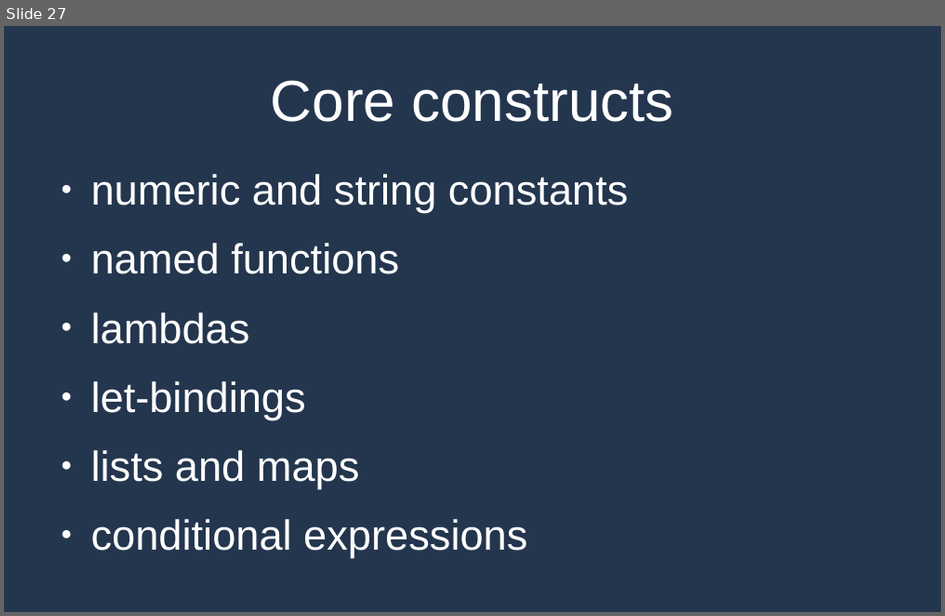
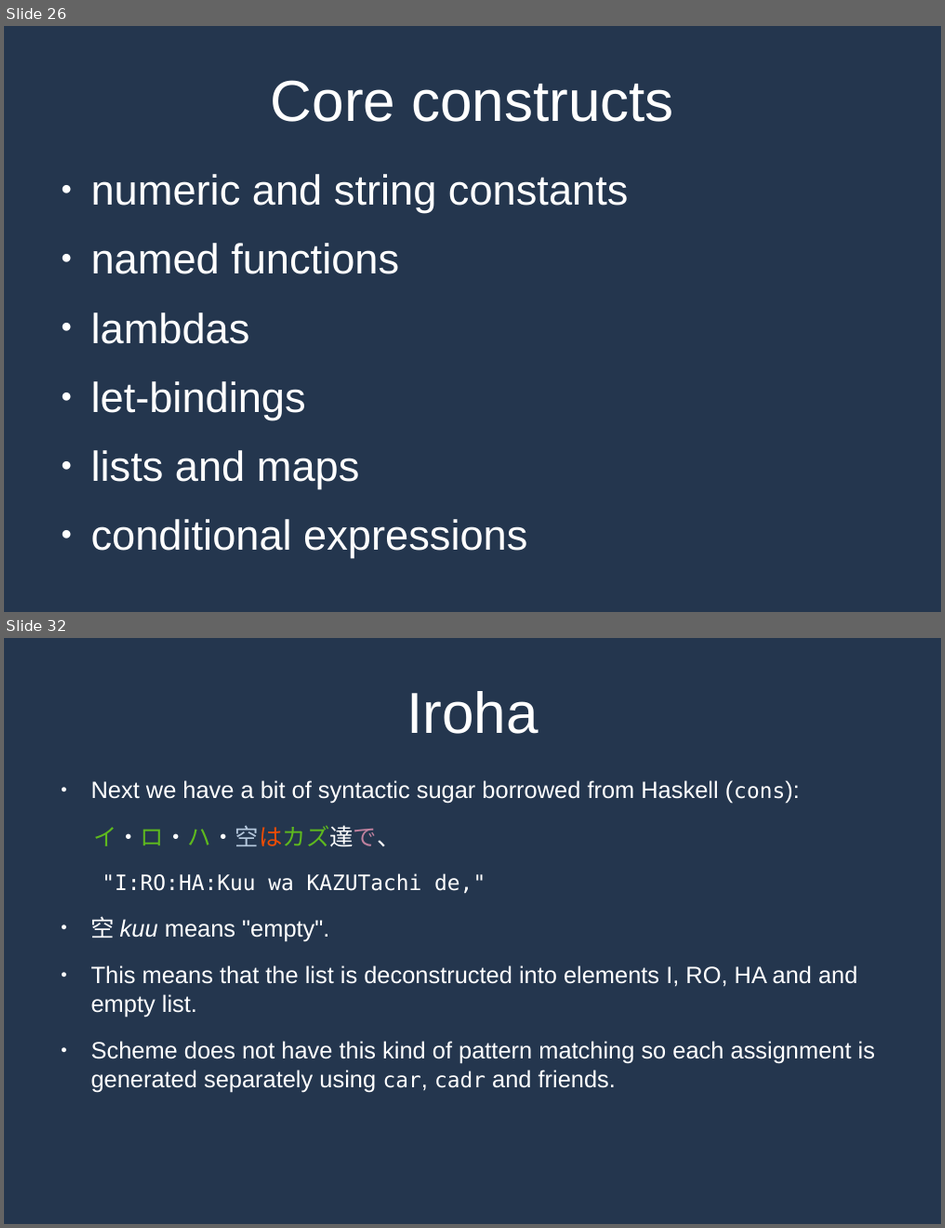
Before and after one commit to MrPicklePinosaur/haku, a slide deck: haku-talk/haku-talk.odp. Shown one above the other, each under a label of ours: slide 27 before the commit, slides 26 and 32 after it; the slides between them are not shown. The pictures are 945x616 and 945x1228 pixels, drawn with LibreOffice and Linux fonts; fonts in the diff are those of the drawing. Boxes give left, top, right and bottom in pixels: in the first picture for what was removed or moved away, otherwise in the second. Text is boxed around its words. In the diff, an @@ line names an element or a change of style, - is before the commit and + after.

```diff
--- a/haku-talk/haku-talk.odp
+++ b/haku-talk/haku-talk.odp
@@ slide 32 added at bbox=[4, 638, 941, 1224], background #24364E @@
@@ title added at bbox=[407, 691, 538, 734], 48.9 pt, text #FFFFFF @@
+Iroha
@@ text added at bbox=[91, 780, 875, 1092], 20 pt, text #FFFFFF @@
+● Next we have a bit of syntactic sugar borrowed from Haskell (cons):
+イ・ロ・ハ・空はカズ達で、
+"I:RO:HA:Kuu wa KAZUTachi de,"
+● 空 kuu means "empty".
+● This means that the list is deconstructed into elements I, RO, HA and and empty list.
+● Scheme does not have this kind of pattern matching so each assignment is generated separately using car, cadr and friends.
@@ what was slide 27 is now slide 26 @@
```
Also in this commit, not shown: 3 slides changed, 12 other slides added, 1 slide removed, 2 other files.
